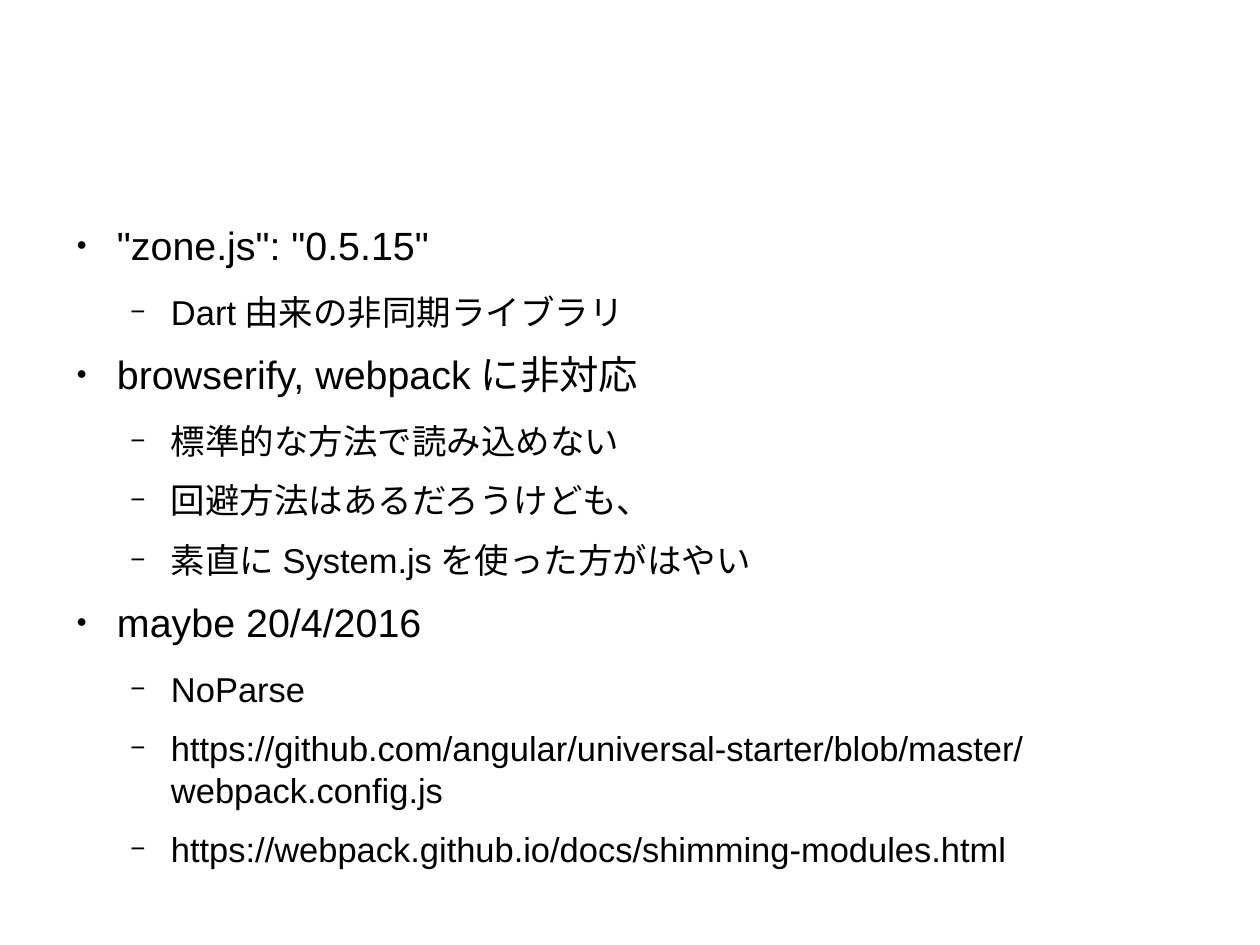
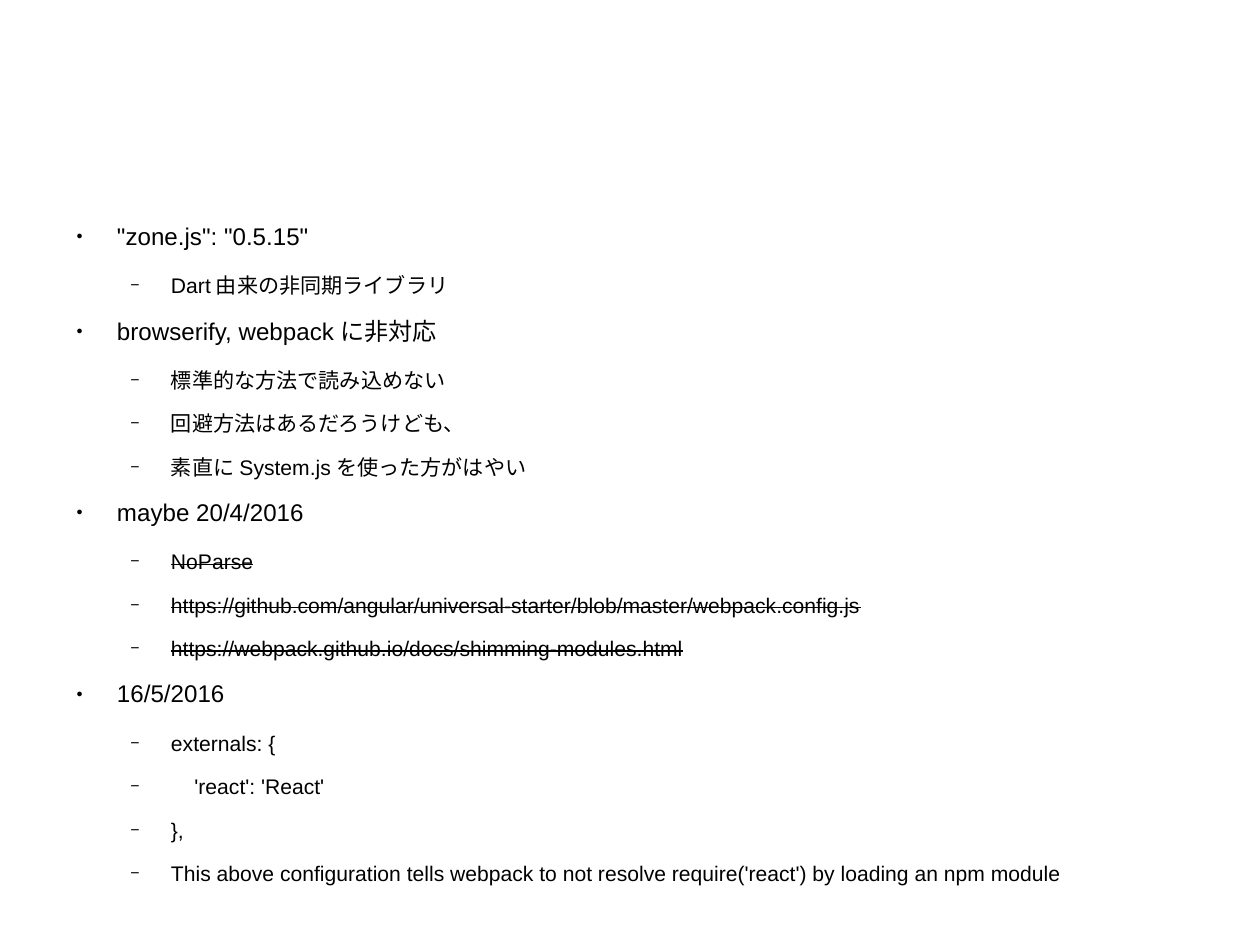
Before and after one commit to sallop/til, a slide deck: slide 3 of angular2入門.odp. Drawn at 1260x945 pixels with LibreOffice and Linux fonts; fonts in the diff are those of the drawing. Boxes give left, top, right and bottom in pixels: in the first picture for what was removed or moved away, otherwise in the second. Text is boxed around its words. In the diff, an @@ line names an element or a change of style, - is before the commit and + after.

Commit message:
it may need \'externals\' for zone.js

```diff
--- a/angular2入門.odp
+++ b/angular2入門.odp
@@ text at <box>117,227,860,661</box>: size 24.8 to 15.2 pt in ""zone.js": "0.5.15"", "browserify, webpackに非対応", "maybe 20/4/2016"; size 21.7 to 13.3 pt in "Dart由来の非同期ライブラリ", "標準的な方法で読み込めない", "回避方法はあるだろうけども、", "素直にSystem.jsを使った方がはやい" and 3 more places; strikethrough on in "NoParse", "https://github.com/angular/universal-starter/blob/master/web ...", "https://webpack.github.io/docs/shimming-modules.html" @@
@@ text at <box>117,684,1060,886</box>: paragraphs added @@
+● 16/5/2016
+  − externals: {
+  − 'react': 'React'
+  − },
+  − This above configuration tells webpack to not resolve require('react') by loading an npm module
```
